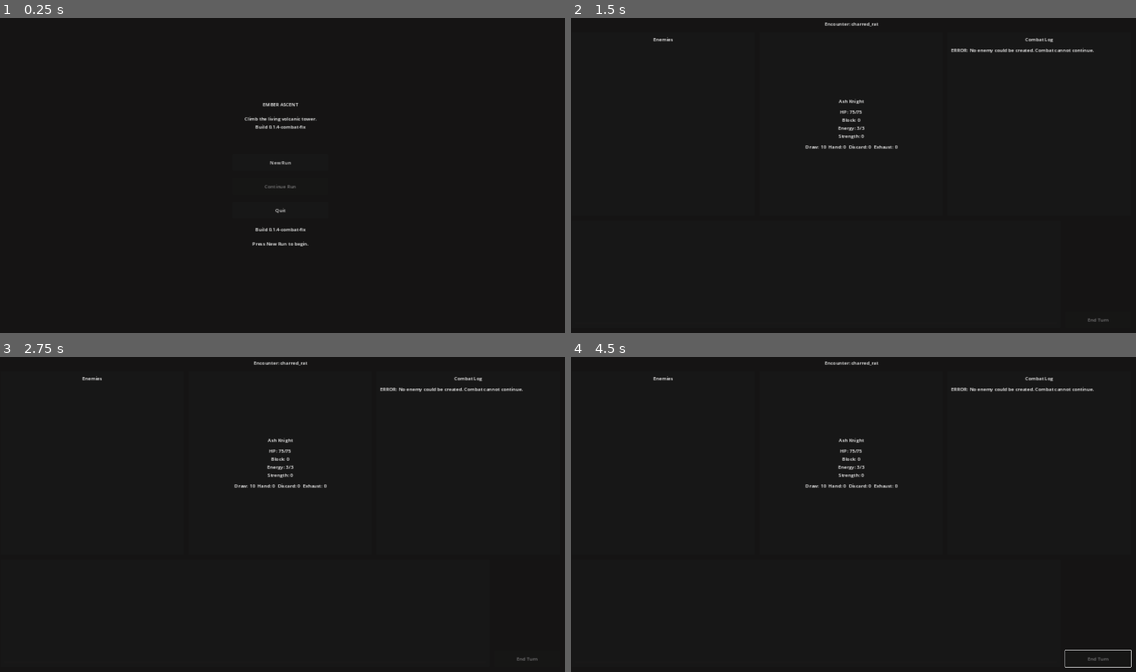
Above: before the commit, frames 1-4 (two rows, left to right).
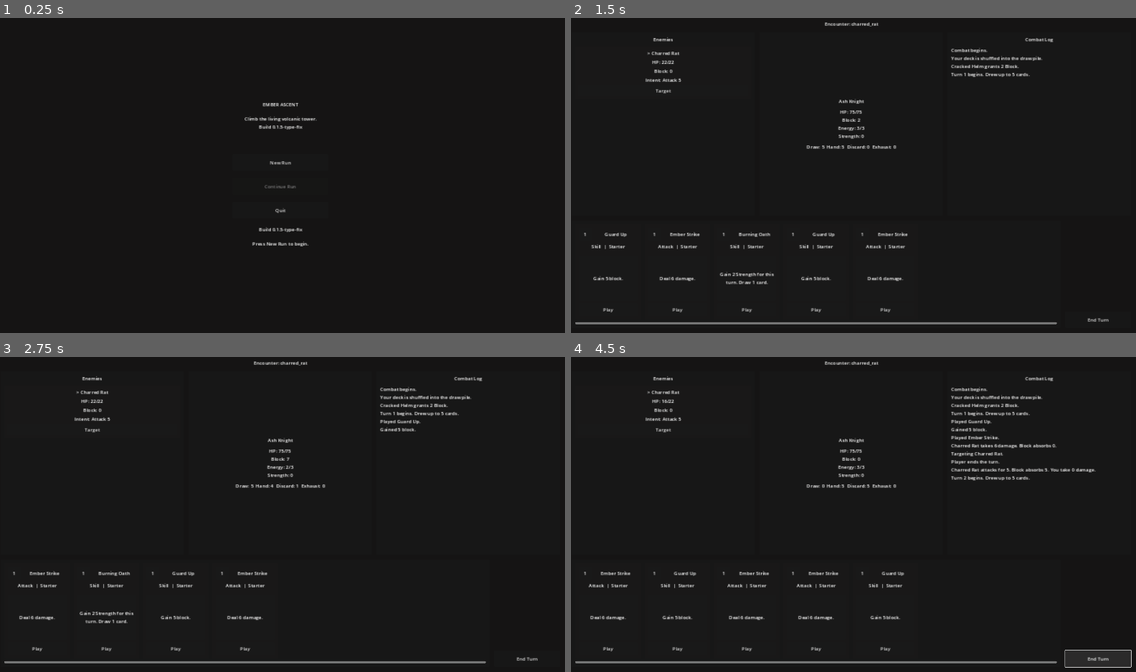
Above: after the commit, the same moments.

Repository: alexkemp8825-create/EMBER-ASCENT
Game: Godot game, scene res://scenes/main/Main.tscn
Same seed, same stepped clock (60 frames per second), same inputs: the game is played once before the commit and once after it.
Inputs (mouse positions are in pixels of both pictures, inside the frame that each line leads up to):
- Up to frame 1 (0.25 s): no input
- Up to frame 2 (1.5 s): click "New Run" at 0.5 s; click "Ash Knight Playable Defence, …" at 1.25 s
- Up to frame 3 (2.75 s): click (39, 649) at 2 s, where only the run after the commit has a clickable "Play"
- Up to frame 4 (4.5 s): click (610, 649) at 2.75 s, where only the run after the commit has a clickable "Play"; click (661, 429) at 3.5 s, where only the run after the commit has a clickable "Target"; click (1096, 659) at 4.25 s, where only the run after the commit has a clickable "End Turn"

The runs differ from the first frame. In frame 1, 0.1% of the frame differs, in the area x 45-55%, y 33-68%; in frame 2, 2.3%; in frame 3, 2.3%; in frame 4, 3.1%, in the area x 0-96%, y 9-98%.
Error before the commit: Trying to assign an array of type "Array" to a variable of type "Array[Dictionary]". (res://scripts/events/EventData.gd:14)

Commit message:
fix: resolve Array[Dictionary] assignment errors in data setup
- Copy dictionary arrays element-by-element instead of assigning untyped Array
- Fixes enemy/card/event creation failing under Godot strict typing
- Bump build to 0.1.5-type-fix

Co-authored-by: alexkemp8825-create <alexkemp8825-create@users.noreply.github.com>

Diff:
--- a/project.godot
+++ b/project.godot
@@ -6,7 +6,7 @@
 [application]
 
 config/name="EMBER ASCENT"
-config/version="0.1.4-combat-fix"
+config/version="0.1.5-type-fix"
 run/main_scene="res://scenes/main/Main.tscn"
 config/features=PackedStringArray("4.0")
 
--- a/scripts/cards/CardData.gd
+++ b/scripts/cards/CardData.gd
@@ -20,7 +20,11 @@
 	rarity = data.get("rarity", "")
 	description = data.get("description", "")
 	target_type = data.get("target_type", "")
-	effects = data.get("effects", []).duplicate(true)
+	effects.clear()
+	for effect in data.get("effects", []):
+		if effect is Dictionary:
+			effects.append(effect)
+
 	upgraded_id = data.get("upgraded_id", "")
 	return self
 
--- a/scripts/core/GameState.gd
+++ b/scripts/core/GameState.gd
@@ -1,6 +1,6 @@
 extends Node
 
-const VERSION := "0.1.4-combat-fix"
+const VERSION := "0.1.5-type-fix"
 
 var current_screen: String = "main_menu"
 var game_version: String = VERSION
--- a/scripts/enemies/EnemyData.gd
+++ b/scripts/enemies/EnemyData.gd
@@ -11,5 +11,9 @@
 	id = data.get("id", "")
 	display_name = data.get("display_name", "")
 	max_hp = data.get("max_hp", 0)
-	actions = data.get("actions", []).duplicate(true)
+	actions.clear()
+	for action in data.get("actions", []):
+		if action is Dictionary:
+			actions.append(action)
+
 	return self
--- a/scripts/enemies/EnemyInstance.gd
+++ b/scripts/enemies/EnemyInstance.gd
@@ -20,7 +20,10 @@
 	block = 0
 	strength = 0
 	burn_stacks = 0
-	actions = data.actions.duplicate(true)
+	actions.clear()
+	for action in data.actions:
+		actions.append(action)
+
 	action_index = 0
 	return self
 
--- a/scripts/events/EventData.gd
+++ b/scripts/events/EventData.gd
@@ -11,7 +11,11 @@
 	id = data.get("id", "")
 	title = data.get("title", "")
 	description = data.get("description", "")
-	choices = data.get("choices", []).duplicate(true)
+	choices.clear()
+	for choice in data.get("choices", []):
+		if choice is Dictionary:
+			choices.append(choice)
+
 	return self
 
 
